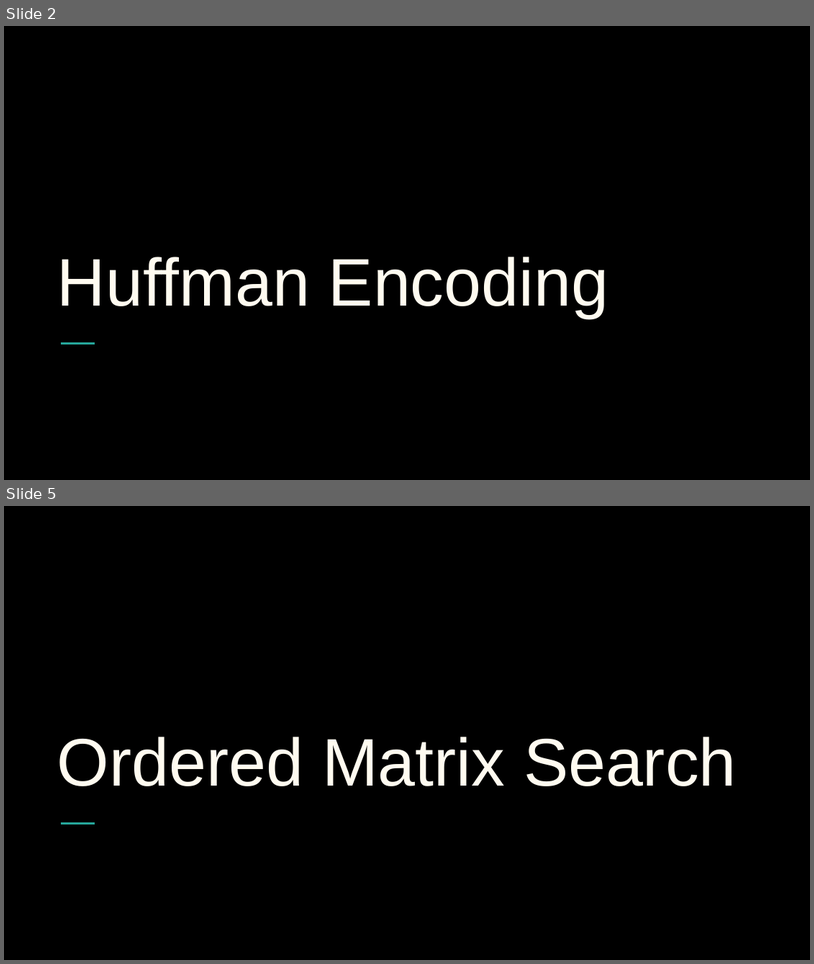
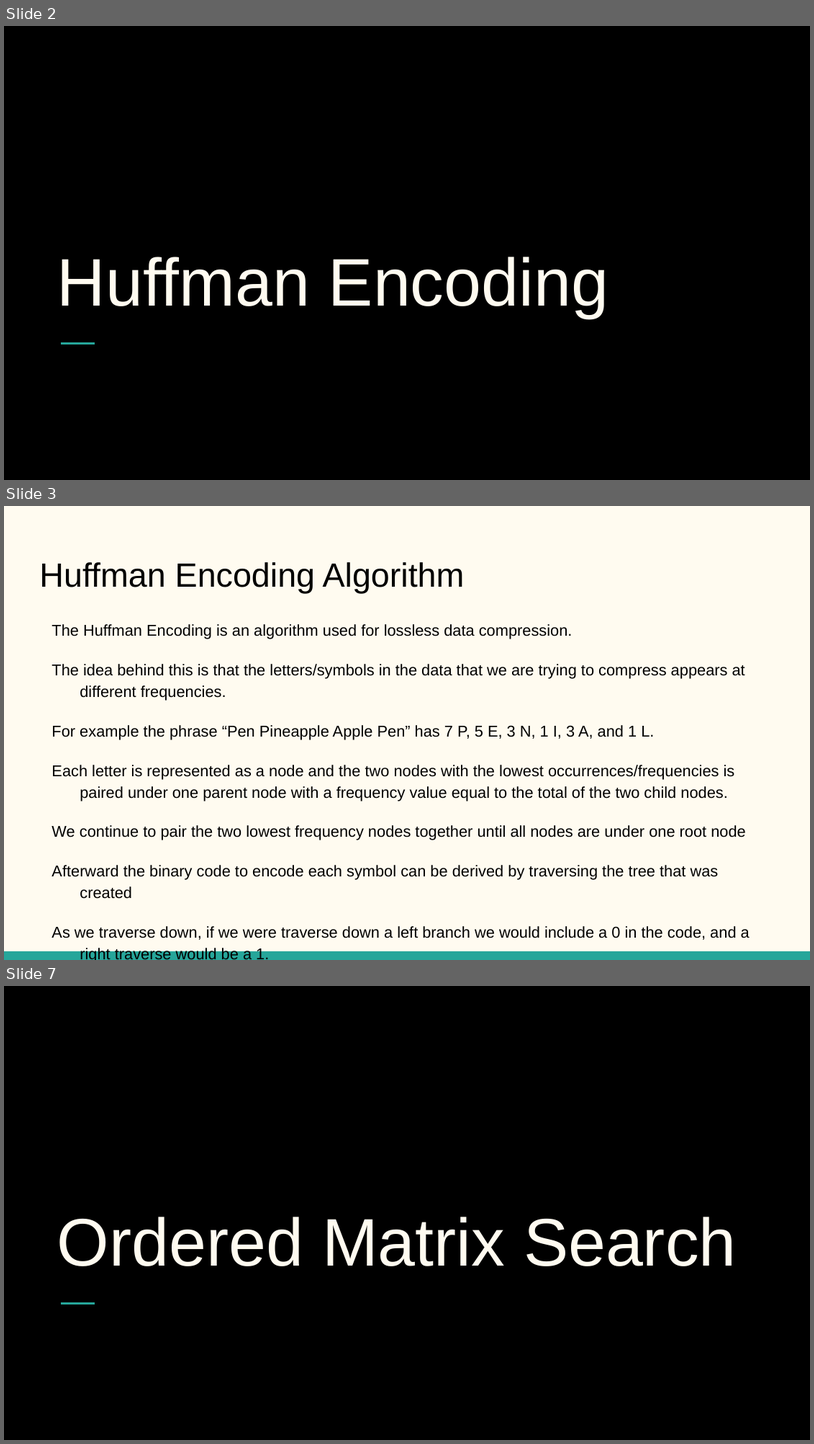
Before and after one commit to amygwong/csc59866, a slide deck: hw1/Presentation.pptx. Shown one above the other, each under a label of ours: slides 2 and 5 before the commit, slides 2, 3 and 7 after it; the slides between them are not shown. The pictures are 814x964 and 814x1444 pixels, drawn with LibreOffice and Linux fonts; fonts in the diff are those of the drawing. Boxes give left, top, right and bottom in pixels: in the first picture for what was removed or moved away, otherwise in the second. Text is boxed around its words. In the diff, an @@ line names an element or a change of style, - is before the commit and + after.

Commit message:
Change Huffman Encoding Answer

```diff
--- a/hw1/Presentation.pptx
+++ b/hw1/Presentation.pptx
@@ slide 3 added at (4, 506, 810, 960), background #FFFBF0 @@
@@ title added at (39, 562, 465, 593), 30 pt, text #000000 @@
+Huffman Encoding Algorithm
@@ text added at (52, 624, 750, 960), 14 pt, text #000000 @@
+The Huffman Encoding is an algorithm used for lossless data compression.
+The idea behind this is that the letters/symbols in the data that we are trying to compress appears at different frequencies.
+For example the phrase “Pen Pineapple Apple Pen” has 7 P, 5 E, 3 N, 1 I, 3 A, and 1 L.
+Each letter is represented as a node and the two nodes with the lowest occurrences/frequencies is paired under one parent node with a frequency value equal to the total of the two child nodes.
+We continue to pair the two lowest frequency nodes together until all nodes are under one root node
+Afterward the binary code to encode each symbol can be derived by traversing the tree that was created
+As we traverse down, if we were traverse down a left branch we would include a 0 in the code, and a right traverse would be a 1.
+The full code is given once we reached the symbol we want to encode.
@@ rectangle added at (4, 951, 810, 960), fill #26A69A @@
@@ what was slide 5 is now slide 7 @@
```
Also in this commit, not shown: 1 slide changed, 2 other slides added, 1 slide removed.
